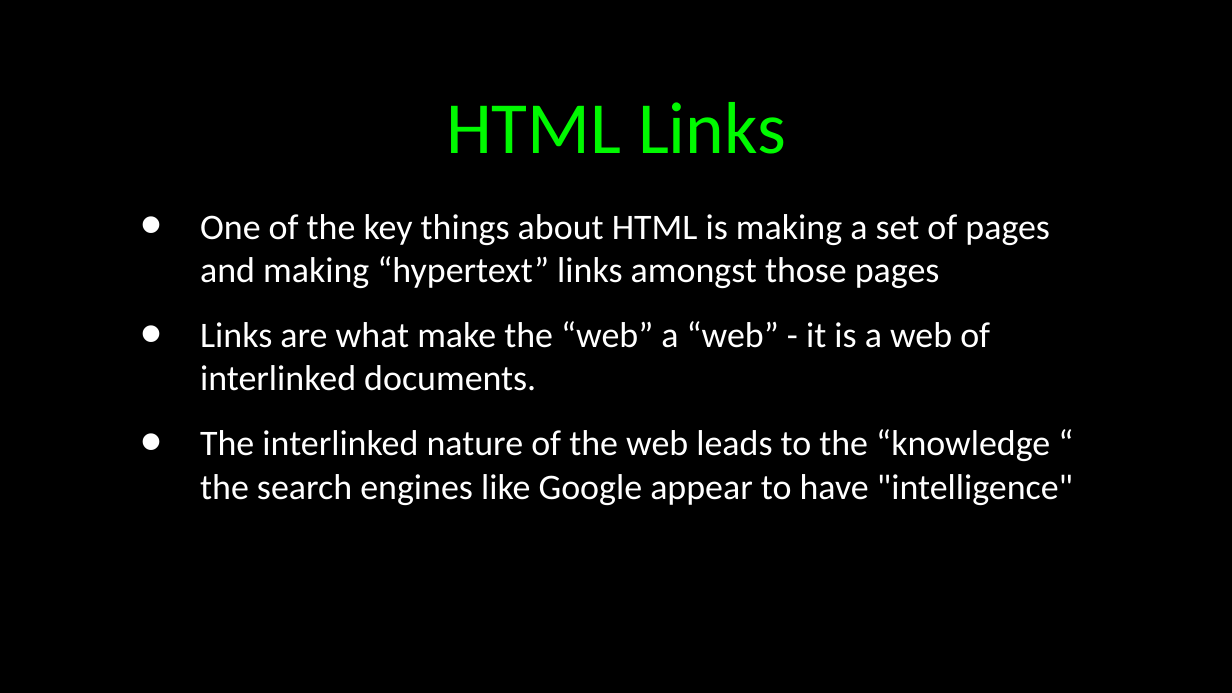
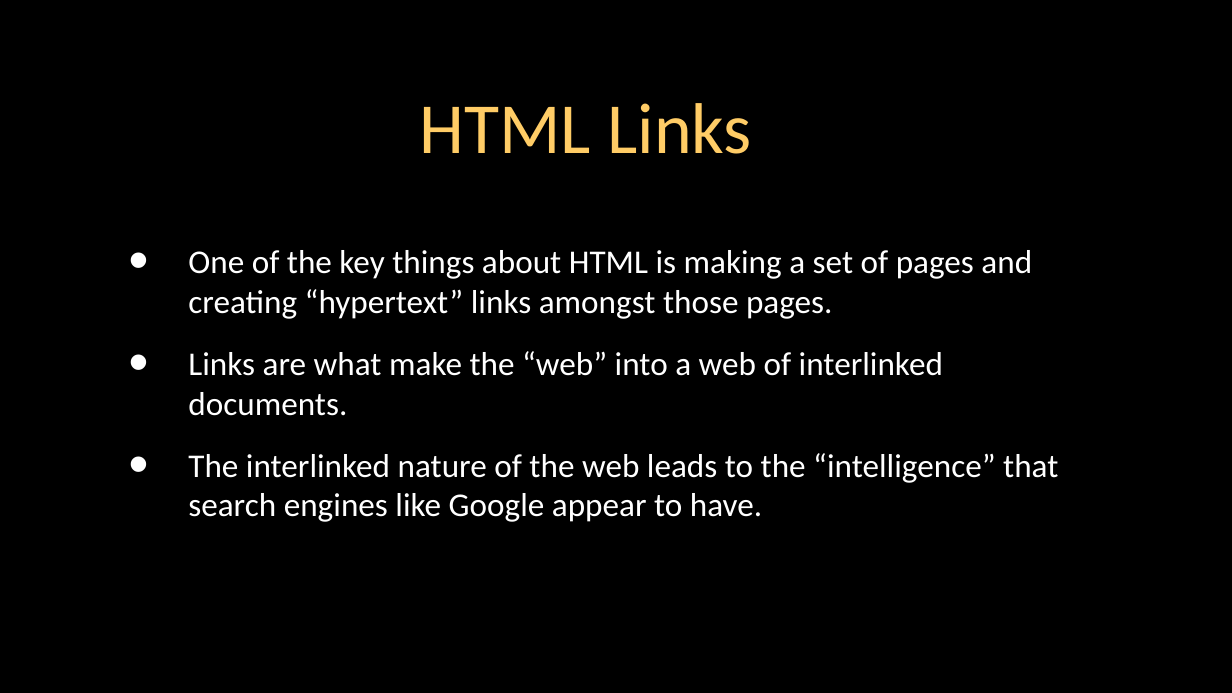
Before and after one commit to csev/wa4e, a slide deck: slide 19 of lectures/Web-02-HTML.ppt. Drawn at 1232x693 pixels with LibreOffice and Linux fonts; fonts in the diff are those of the drawing. Boxes give left, top, right and bottom in pixels: in the first picture for what was removed or moved away, otherwise in the second. Text is boxed around its words. In the diff, an @@ line names an element or a change of style, - is before the commit and + after.

```diff
--- a/lectures/Web-02-HTML.ppt
+++ b/lectures/Web-02-HTML.ppt
@@ title "HTML Links" at <box>420,103,751,154</box>: size 43 to 42 pt, text colour #00F900 to #FFCC66 @@
@@ text at <box>188,250,1058,522</box>: text changed; size 21 to 19.4 pt @@
-• One of the key things about HTML is making a set of pages and making “hypertext” links amongst those pages
-• Links are what make the “web” a “web” - it is a web of interlinked documents.
-• The interlinked nature of the web leads to the “knowledge “ the search engines like Google appear to have "intelligence"
+• One of the key things about HTML is making a set of pages and creating “hypertext” links amongst those pages.
+• Links are what make the “web” into a web of interlinked documents.
+• The interlinked nature of the web leads to the “intelligence” that search engines like Google appear to have.
```
Also in this commit, not shown: 28 other slides changed, 2 other files.
